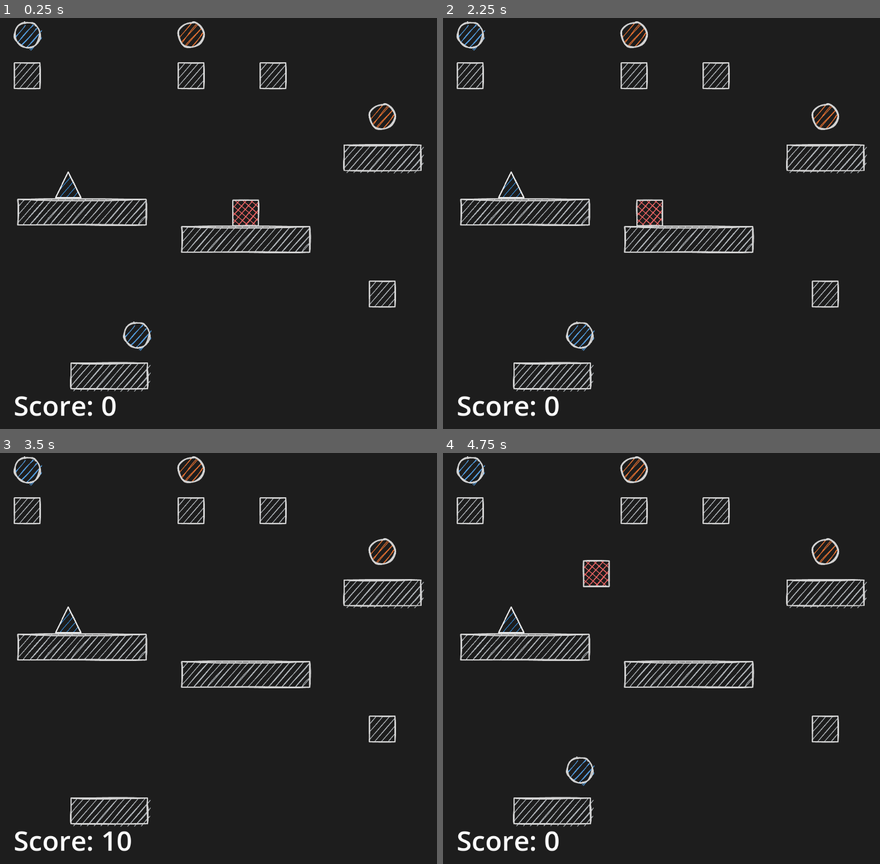
Above: before the commit, frames 1-4 (two rows, left to right).
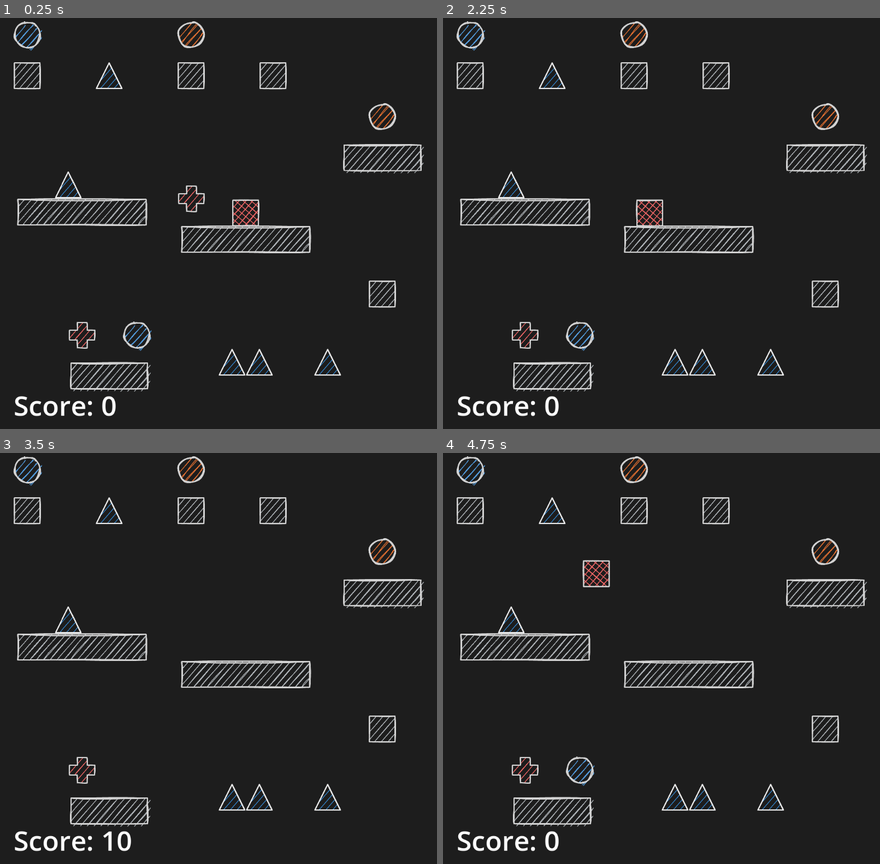
Above: after the commit, the same moments.

Repository: lomeat/godot-square
Game: Godot game, scene res://scenes/level.tscn
The game is run twice, just before and just after one commit, with the same random seed, the same clock (stepped at 60 frames per second) and the same inputs.
Inputs:
- Up to frame 1 (0.25 s): no input
- Up to frame 2 (2.25 s): tap Enter at 0.5 s; hold D (right) 0.53-2.03 s; tap W (jump) at 0.77, 1.52 s; tap R (restart) at 2 s; hold A (left) from 2.03 s (still down)
- Up to frame 3 (3.5 s): release A (left) at 2.78 s; hold D (right) from 2.78 s (still down); tap W (jump) at 3.02 s
- Up to frame 4 (4.75 s): tap W (jump) at 3.77, 4.52 s; tap R (restart) at 4.25 s; release D (right) at 4.28 s; hold A (left) from 4.28 s (still down)

The runs differ from the first frame. In frame 1, 0.7% of the frame differs, in the area x 15-79%, y 10-88%; in frame 2, 0.7%; in frame 3, 0.6%; in frame 4, 0.7%.

Commit message:
add medicine

Diff:
--- a/scenes/level.tscn
+++ b/scenes/level.tscn
@@ -9,6 +9,7 @@
 [ext_resource type="PackedScene" uid="uid://l8e2r6djqfyt" path="res://scenes/ui.tscn" id="7_8la2a"]
 [ext_resource type="PackedScene" uid="uid://b1c7kjle7muat" path="res://scenes/diamond-coin.tscn" id="8_e7lx7"]
 [ext_resource type="PackedScene" uid="uid://d2jug5fmbrhsw" path="res://scenes/spike.tscn" id="9_0rxs2"]
+[ext_resource type="PackedScene" uid="uid://88dj86uk2dan" path="res://scenes/medicine.tscn" id="10_wtgtx"]
 
 [node name="GameController" type="Node2D"]
 script = ExtResource("1_rau63")
@@ -67,5 +68,27 @@
 [node name="DiamondCoin2" parent="Coins" instance=ExtResource("8_e7lx7")]
 position = Vector2(320, 800)
 
-[node name="Spike" parent="." instance=ExtResource("9_0rxs2")]
+[node name="Spikes" type="Node2D" parent="."]
+
+[node name="Spike" parent="Spikes" instance=ExtResource("9_0rxs2")]
 position = Vector2(160, 448)
+
+[node name="Spike2" parent="Spikes" instance=ExtResource("9_0rxs2")]
+position = Vector2(544, 864)
+
+[node name="Spike3" parent="Spikes" instance=ExtResource("9_0rxs2")]
+position = Vector2(608, 864)
+
+[node name="Spike4" parent="Spikes" instance=ExtResource("9_0rxs2")]
+position = Vector2(768, 864)
+
+[node name="Spike5" parent="Spikes" instance=ExtResource("9_0rxs2")]
+position = Vector2(256, 192)
+
+[node name="Heals" type="Node2D" parent="."]
+
+[node name="Medicine" parent="Heals" instance=ExtResource("10_wtgtx")]
+position = Vector2(448, 480)
+
+[node name="Medicine2" parent="Heals" instance=ExtResource("10_wtgtx")]
+position = Vector2(192, 800)
--- /dev/null
+++ b/scenes/medicine.tscn
@@ -0,0 +1,21 @@
+[gd_scene load_steps=4 format=3 uid="uid://88dj86uk2dan"]
+
+[ext_resource type="Script" path="res://scripts/medicine.gd" id="1_234sc"]
+[ext_resource type="Texture2D" uid="uid://drvhfohe7ffpc" path="res://sprites/medicine.png" id="1_xsrwl"]
+
+[sub_resource type="RectangleShape2D" id="RectangleShape2D_8cmf2"]
+size = Vector2(62, 62)
+
+[node name="Medicine" type="Area2D" groups=["medicine"]]
+scale = Vector2(1.00233, 1)
+script = ExtResource("1_234sc")
+metadata/_edit_group_ = true
+
+[node name="Sprite2D" type="Sprite2D" parent="."]
+scale = Vector2(0.5, 0.5)
+texture = ExtResource("1_xsrwl")
+
+[node name="CollisionShape2D" type="CollisionShape2D" parent="."]
+shape = SubResource("RectangleShape2D_8cmf2")
+
+[connection signal="body_entered" from="." to="." method="_on_body_entered"]
--- a/scenes/spike.tscn
+++ b/scenes/spike.tscn
@@ -5,6 +5,7 @@
 
 [node name="Spike" type="Area2D" groups=["spike"]]
 script = ExtResource("1_xur42")
+metadata/_edit_group_ = true
 
 [node name="Sprite2D" type="Sprite2D" parent="."]
 scale = Vector2(0.5, 0.5)
--- a/scripts/level.gd
+++ b/scripts/level.gd
@@ -12,7 +12,10 @@
 	# Player take damage by Spike
 	for spike in get_tree().get_nodes_in_group("spike"):
 		spike.was_hit.connect(player.take_damage)
+	# Show dead message when player is dead
 	player.was_dead.connect(ui.show_dead_message)
+	for medicine in get_tree().get_nodes_in_group("medicine"):
+		medicine.was_taken.connect(player.heal)
 
 func _process(_delta: float) -> void:
 	if Input.is_action_just_pressed("restart"):
--- a/scripts/medicine.gd
+++ b/scripts/medicine.gd
@@ -1,8 +1,8 @@
 extends Area2D
 
+signal was_taken(health: int)
+
 var health: int = 3
-
-signal was_taken(health: int)
 
 func _on_body_entered(body: Node2D) -> void:
 	if body is Player:
--- a/scripts/player.gd
+++ b/scripts/player.gd
@@ -50,18 +50,23 @@
 	score += value
 	score_updated.emit(score)
 
-func take_damage(damage: int, source_position) -> void:
-	current_health = max(current_health - damage, 0)
-	was_damage = true
+func heal(amount: int):
+	current_health = min(current_health + amount, max_health)
+	update_apeerance()
 
+func update_apeerance():
 	var index = current_health - 1
 	sprite.texture = textures[index]
 
+func take_damage(damage: int, source_position) -> void:
+	current_health = max(current_health - damage, 0)
+	if current_health <= 0:
+		die()
+
+	was_damage = true
+	update_apeerance()
 	var knockback_direction = global_position - source_position
 	velocity = knockback_direction * 30
-
-	if current_health <= 0:
-		die()
 
 func die():
 	was_dead.emit(true)
Not shown: 1 places in scenes/level.tscn that only renumber resources
